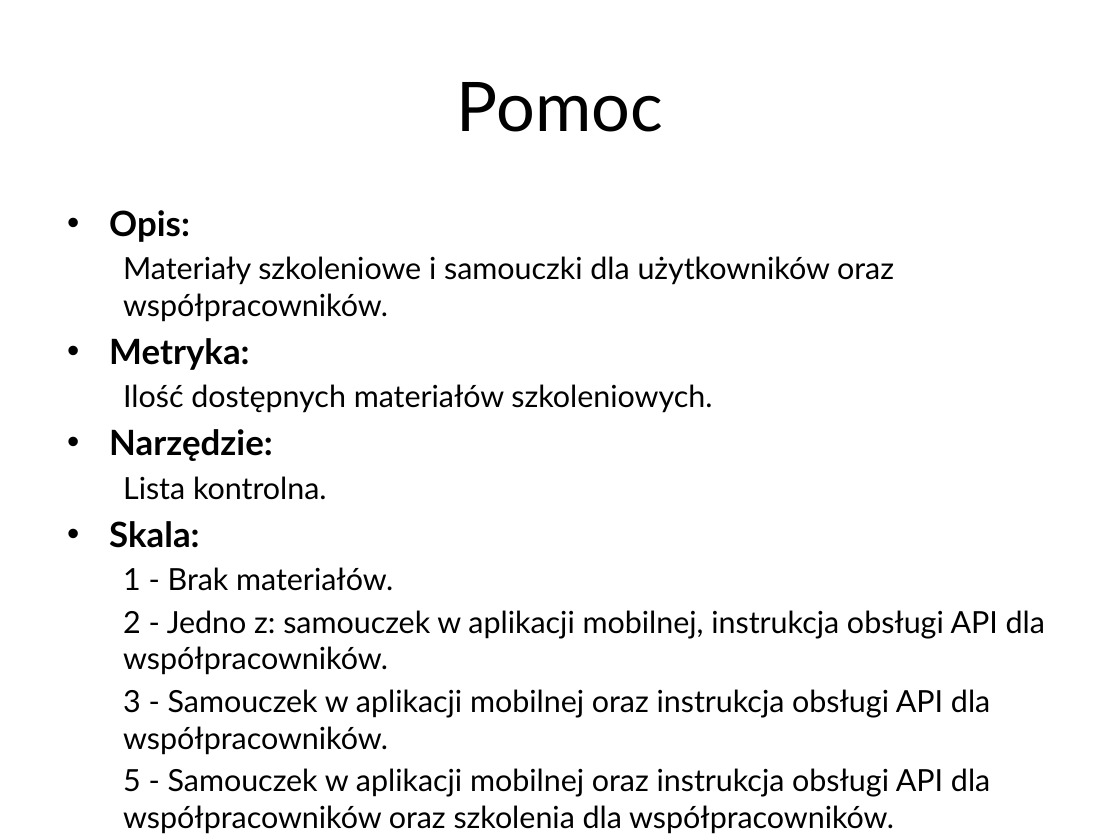
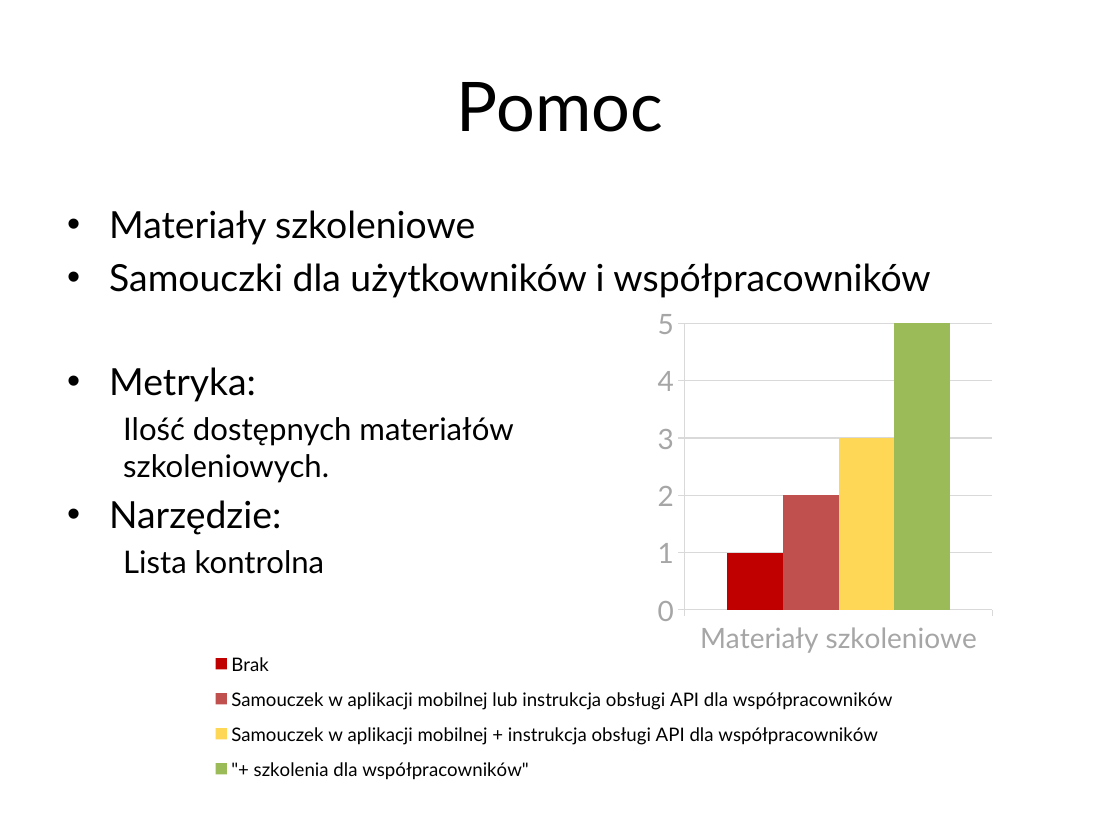
Before and after one commit to student-tomasz/ppit-prowadzenie-concerto, a slide deck: slide 56 of Obrona/Prezentacja.pptx. Drawn at 1120x840 pixels with LibreOffice and Linux fonts; fonts in the diff are those of the drawing; background and template pictures are left out. Boxes give left, top, right and bottom in pixels: in the first picture for what was removed or moved away, otherwise in the second. Text is boxed around its words. In the diff, an @@ line names an element or a change of style, - is before the commit and + after.

```diff
--- a/Obrona/Prezentacja.pptx
+++ b/Obrona/Prezentacja.pptx
@@ text at [109,210,930,298]: text changed; size 19.6 to 24 pt @@
-• Opis:
-  Materiały szkoleniowe i samouczki dla użytkowników oraz współpracowników.
+• Materiały szkoleniowe
+• Samouczki dla użytkowników i współpracowników
@@ column chart added at [180,297,1071,794] @@
+categories: Materiały szkoleniowe
+Brak: 1
+Samouczek w aplikacji mobilnej lub instrukcja obsługi API dla współpracowników: 2
+Samouczek w aplikacji mobilnej + instrukcja obsługi API dla współpracowników: 3
+"+ szkolenia dla współpracowników": 5
@@ text at [109,367,513,535]: size 22.4 to 24 pt, bold off in "Metryka:", "Narzędzie:"; size 19.6 to 20 pt in "Ilość dostępnych materiałów szkoleniowych." @@
@@ text at [123,550,324,574]: text changed; size 19.6 to 20 pt @@
-  Lista kontrolna.
-• Skala:
-  1 - Brak materiałów.
-  2 - Jedno z: samouczek w aplikacji mobilnej, instrukcja obsługi API dla współpracowników.
-  3 - Samouczek w aplikacji mobilnej oraz instrukcja obsługi API dla współpracowników.
-  5 - Samouczek w aplikacji mobilnej oraz instrukcja obsługi API dla współpracowników oraz szkolenia dla współpracowników.
+  Lista kontrolna
```
Also in this commit, not shown: 6 other slides changed.
